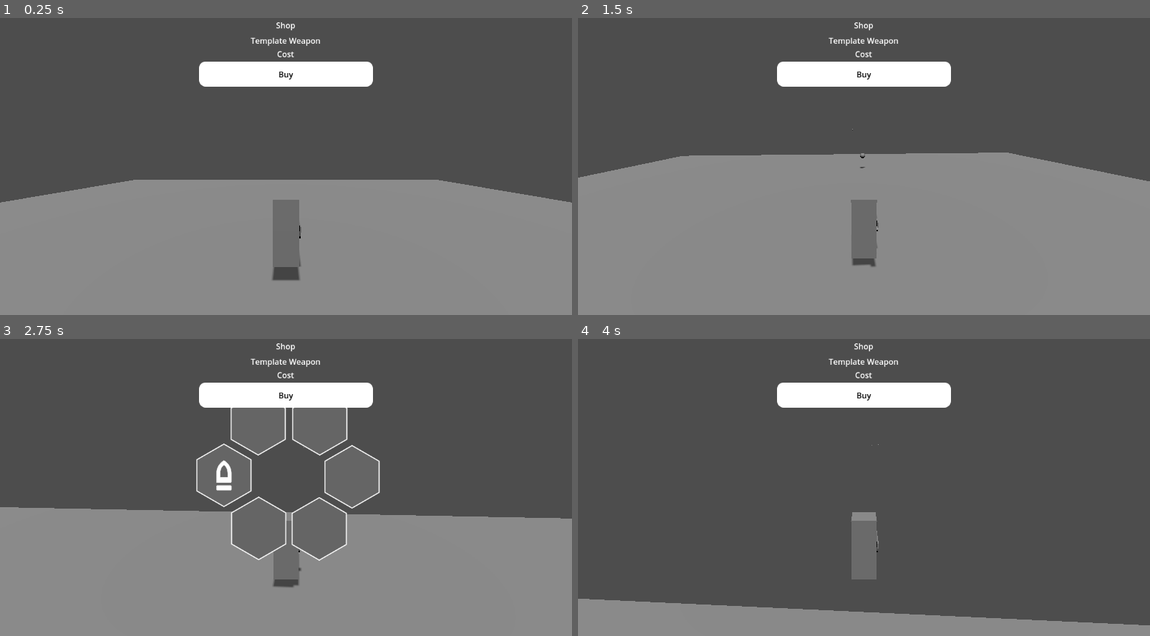
Above: before the commit, frames 1-4 (two rows, left to right).
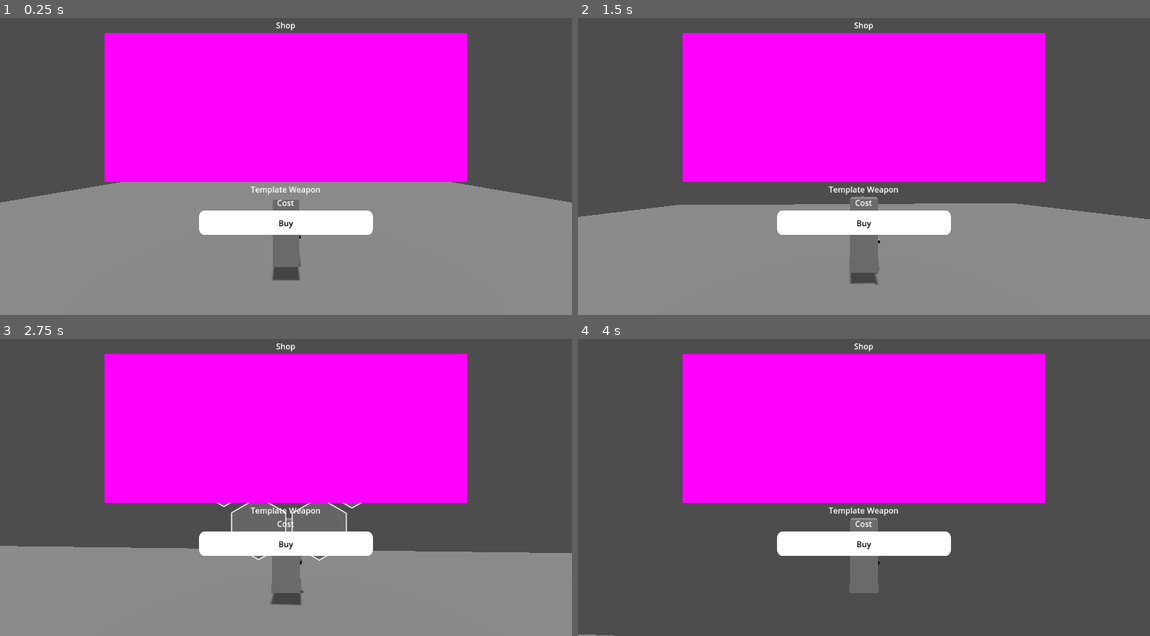
Above: after the commit, the same moments.

Repository: sarisman84/BrackeysGJ2024.2
Game: Godot game, scene res://Level/s_player_test.tscn
The game is run twice, just before and just after one commit, with the same random seed, the same clock (stepped at 60 frames per second) and the same inputs. The project has no main scene, so this scene is started directly.
Inputs (mouse positions are in pixels of both pictures, inside the frame that each line leads up to):
- Up to frame 1 (0.25 s): no input
- Up to frame 2 (1.5 s): click "Buy" at 0.5 s; tap Enter at 1.25 s; move the mouse to (892, 151) at 1.27 s; press the mouse at (892, 151) at 1.28 s; hold W (move_forward) from 1.28 s (still down)
- Up to frame 3 (2.75 s): keep holding W (move_forward); tap Space (jump) at 1.52, 2.27 s; move the mouse to (257, 475) at 2.02 s; release the mouse at (257, 475) at 2.03 s; tap Q (weapon_select) at 2.1 s
- Up to frame 4 (4 s): move the mouse to (921, 404) at 2.77 s; release W (move_forward) at 2.78 s; press the mouse at (921, 404) at 2.78 s; hold D (move_right) 2.78-3.53 s; move the mouse to (835, 540) at 3.52 s; release the mouse at (835, 540) at 3.53 s; hold W (move_forward) from 3.53 s (still down); tap Q (weapon_select) at 3.6 s; tap Space (jump) at 3.77 s

The runs differ from the first frame. In frame 1, 34% of the frame differs, in the area x 18-82%, y 5-74%; in frame 2, 45%, in the area x 0-100%, y 5-90%; in frame 3, 44%; in frame 4, 43%.

Commit message:
Added Shooting Enemy Template & Basic Shop Functionality

Diff:
--- a/Enemies/Scenes/basic_enemy.tscn
+++ b/Enemies/Scenes/basic_enemy.tscn
@@ -15,7 +15,7 @@
 collision_mask = 7
 script = ExtResource("1_1th7j")
 
-[node name="shape" type="CollisionShape3D" parent="."]
+[node name="collision" type="CollisionShape3D" parent="."]
 shape = SubResource("CapsuleShape3D_t180b")
 
 [node name="mesh" type="MeshInstance3D" parent="."]
--- a/Enemies/Scenes/flying_enemy.tscn
+++ b/Enemies/Scenes/flying_enemy.tscn
@@ -17,7 +17,7 @@
 collision_mask = 7
 script = ExtResource("1_7tov3")
 
-[node name="shape" type="CollisionShape3D" parent="."]
+[node name="collision" type="CollisionShape3D" parent="."]
 shape = SubResource("CapsuleShape3D_2aftr")
 
 [node name="mesh" type="MeshInstance3D" parent="."]
--- /dev/null
+++ b/Enemies/Scenes/shooting_enemy.tscn
@@ -0,0 +1,22 @@
+[gd_scene load_steps=5 format=3 uid="uid://cjhnfiv3kdyek"]
+
+[ext_resource type="Script" path="res://Enemies/Scripts/shooting_enemy.gd" id="1_2ecym"]
+
+[sub_resource type="CapsuleShape3D" id="CapsuleShape3D_5f3dy"]
+
+[sub_resource type="StandardMaterial3D" id="StandardMaterial3D_4yd7e"]
+albedo_color = Color(0, 0.254902, 1, 1)
+
+[sub_resource type="CapsuleMesh" id="CapsuleMesh_ob6p4"]
+material = SubResource("StandardMaterial3D_4yd7e")
+
+[node name="shooting_enemy" type="CharacterBody3D"]
+collision_layer = 2
+collision_mask = 7
+script = ExtResource("1_2ecym")
+
+[node name="collision" type="CollisionShape3D" parent="."]
+shape = SubResource("CapsuleShape3D_5f3dy")
+
+[node name="mesh" type="MeshInstance3D" parent="."]
+mesh = SubResource("CapsuleMesh_ob6p4")
--- /dev/null
+++ b/Enemies/Scripts/shooting_enemy.gd
@@ -0,0 +1,22 @@
+extends CharacterBody3D
+
+@export var m_speed : int = 10
+@export var m_shooting_distance : int = 8
+var m_gravity = ProjectSettings.get_setting("physics/3d/default_gravity")
+
+func _physics_process(delta: float) -> void:
+	var m_position_diff = Global.player_coords - position
+	m_position_diff.y = 0
+	if m_position_diff.length() > m_shooting_distance:
+		m_position_diff = m_position_diff.normalized() * m_speed
+		velocity.x = m_position_diff.x
+		velocity.z = m_position_diff.z
+	else:
+		velocity.x = 0
+		velocity.z = 0
+		#TODO: Shoot function
+
+	if not is_on_floor():
+		velocity.y -= m_gravity * delta
+
+	move_and_slide()
--- a/Level/test.tscn
+++ b/Level/test.tscn
@@ -1,7 +1,8 @@
-[gd_scene load_steps=5 format=3 uid="uid://cb80tiwqe8hpc"]
+[gd_scene load_steps=6 format=3 uid="uid://cb80tiwqe8hpc"]
 
 [ext_resource type="PackedScene" uid="uid://dxcxm2wvtq7fp" path="res://Enemies/Scenes/basic_enemy.tscn" id="1_p65gp"]
 [ext_resource type="PackedScene" uid="uid://dbhpk13ktqxn5" path="res://Enemies/Scenes/flying_enemy.tscn" id="2_8wkjo"]
+[ext_resource type="PackedScene" uid="uid://cjhnfiv3kdyek" path="res://Enemies/Scenes/shooting_enemy.tscn" id="3_wi7pl"]
 
 [sub_resource type="StandardMaterial3D" id="StandardMaterial3D_fdtes"]
 albedo_color = Color(1, 0.184314, 0.180392, 1)
@@ -40,5 +41,11 @@
 [node name="flying_enemy2" parent="enemies" instance=ExtResource("2_8wkjo")]
 transform = Transform3D(1, 0, 0, 0, 1, 0, 0, 0, 1, 27, 16, 22)
 
+[node name="shooting_enemy" parent="enemies" instance=ExtResource("3_wi7pl")]
+transform = Transform3D(1, 0, 0, 0, 1, 0, 0, 0, 1, 9, 4, -26)
+
+[node name="shooting_enemy2" parent="enemies" instance=ExtResource("3_wi7pl")]
+transform = Transform3D(1, 0, 0, 0, 1, 0, 0, 0, 1, -27, 4, 23)
+
 [node name="DirectionalLight3D" type="DirectionalLight3D" parent="."]
 transform = Transform3D(1, 0, 0, 0, -4.37114e-08, 1, 0, -1, -4.37114e-08, 0, 45, 0)
--- /dev/null
+++ b/Player/UI/shop.gd
@@ -0,0 +1,34 @@
+extends CanvasLayer
+
+@export var shop_items:Array[BaseWeapon]
+var counter=0
+
+@onready var m_icon = $VBoxContainer/icon
+@onready var m_title = $VBoxContainer/title
+@onready var m_cost = $VBoxContainer/cost
+
+signal buy_weapon(item: BaseWeapon)
+
+func _ready():
+	update_visuals()
+
+#Update UI visuals
+func update_visuals() -> void:
+	pass
+	#m_icon.texture = shop_items[counter].texture
+	#m_title.text = shop_items[counter].title
+	#m_cost.text = str(shop_items[counter].cost)
+
+#Scroll shop items
+func _on_left_button_pressed() -> void:
+	counter -= 1
+	if counter < 0:
+		counter += shop_items.size()
+	update_visuals()
+func _on_right_button_pressed() -> void:
+	counter = (counter+1) % shop_items.size()
+	update_visuals()
+
+#Emit buy signal when buy button is pressed
+func _on_buy_button_pressed():
+	buy_weapon.emit(shop_items[counter])
--- a/Player/p_player.tscn
+++ b/Player/p_player.tscn
@@ -6,12 +6,18 @@
 [ext_resource type="PackedScene" uid="uid://3jx3xah31atk" path="res://Interactables/p_health_manager.tscn" id="5_y2spw"]
 [ext_resource type="Script" path="res://Player/Scripts/weapon_select.gd" id="6_ivl8j"]
 [ext_resource type="PackedScene" uid="uid://bqkqv0h1qxo78" path="res://Player/UI/Weapon_Select/ui_weapon_button.tscn" id="7_8oa7h"]
+[ext_resource type="Script" path="res://Player/UI/shop.gd" id="7_eni7t"]
 [ext_resource type="Script" path="res://addons/shape_texture_2d/shape_texture_2d.gd" id="7_wgioa"]
+[ext_resource type="Script" path="res://Weapons/Scripts/base_weapon.gd" id="8_5wt5w"]
 [ext_resource type="Script" path="res://addons/shape_texture_2d/drawable_rectangle.gd" id="8_r6yrd"]
+[ext_resource type="Resource" uid="uid://bt6ssj3ejtk4a" path="res://Weapons/Types/machine_gun.tres" id="9_gvarx"]
 
 [sub_resource type="CapsuleShape3D" id="CapsuleShape3D_55xom"]
 
 [sub_resource type="SphereShape3D" id="SphereShape3D_6bpmn"]
+
+[sub_resource type="PlaceholderTexture2D" id="PlaceholderTexture2D_ieh1s"]
+size = Vector2(50, 300)
 
 [sub_resource type="Resource" id="Resource_r58bi"]
 script = ExtResource("8_r6yrd")
@@ -129,6 +135,8 @@
 shortcut_keys_enabled = false
 
 [node name="shop" type="CanvasLayer" parent="."]
+script = ExtResource("7_eni7t")
+shop_items = Array[ExtResource("8_5wt5w")]([ExtResource("9_gvarx")])
 
 [node name="VBoxContainer" type="VBoxContainer" parent="shop"]
 anchors_preset = 15
@@ -148,6 +156,7 @@
 
 [node name="icon" type="TextureRect" parent="shop/VBoxContainer"]
 layout_mode = 2
+texture = SubResource("PlaceholderTexture2D_ieh1s")
 
 [node name="title" type="Label" parent="shop/VBoxContainer"]
 layout_mode = 2
Not shown: 1 places in Player/p_player.tscn that only renumber resources
